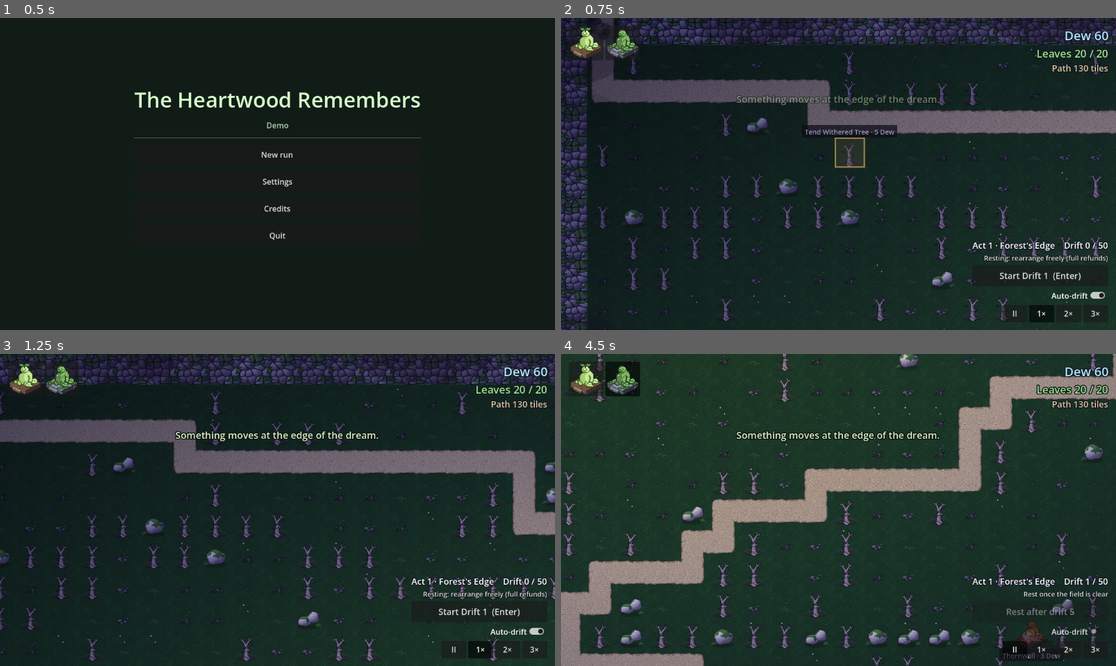
Above: before the commit, frames 1-4 (two rows, left to right).
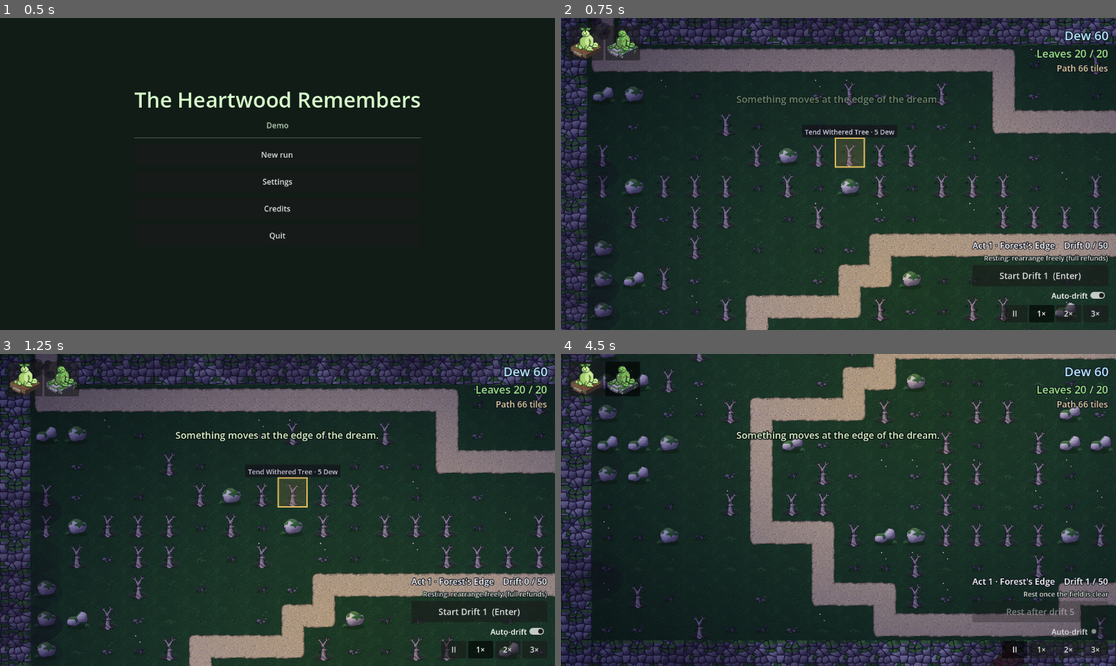
Above: after the commit, the same moments.

Repository: JordanTejadaGitHub/Game
Game: Godot game, scene res://scenes/title.tscn
Same seed, same stepped clock (60 frames per second), same inputs: the game is played once before the commit and once after it.
Inputs (mouse positions are in pixels of both pictures, inside the frame that each line leads up to):
- Up to frame 1 (0.5 s): no input
- Up to frame 2 (0.75 s): click "New run" at 0.5 s
- Up to frame 3 (1.25 s): no input
- Up to frame 4 (4.5 s): click "Start Drift 1 (Enter)" at 1.25 s; click (588, 378) at 2.02 s; click (622, 378) at 2.77 s; click "Auto-drift" at 3.5 s; click "II" at 4.25 s

Frame 1 is identical in both runs. In frame 2, 22% of the frame differs, in the area x 0-100%, y 0-100%; in frame 3, 32%; in frame 4, 36%.

Commit message:
Halve the map to 23x18 so each Warden matters more
- map_grid.tres: 45x36 -> 23x18 cells.
- Ridges: rows are laid out to fit as many as the map allows (a random
  first pick in the middle used to leave no room for a second, so the
  route stopped zig-zagging); spacing 5 -> 4. Rock clusters 2-7 -> 1-3.
- Camera: zooming out stops once the whole map fits, and a view wider
  than the map centres it instead of pinning it to a corner.
- The outer forest, grass and cold multiply reach 10-12 cells out so a
  zoomed-out view never shows past them.
- RunSaver VERSION 2: old saves' cells don't fit the new map.
- Tests: the dense-map check scales with the map; test_dreams clears a
  test creature that can stand on an obstacle (no route), which made
  every later build fail, and picks build cells the way the placer does.
- Fix two comments garbled (Â±) by an earlier re-encode.

Co-Authored-By: Claude Opus 5.5 <noreply@anthropic.com>

Diff:
--- a/Project_T/resource/map/map_grid.tres
+++ b/Project_T/resource/map/map_grid.tres
@@ -4,5 +4,5 @@
 
 [resource]
 script = ExtResource("1_v6ip3")
-size = Vector2(45, 36)
+size = Vector2(23, 18)
 cell_size = Vector2(64, 64)
--- a/Project_T/scripts/game_camera_node.gd
+++ b/Project_T/scripts/game_camera_node.gd
@@ -81,12 +81,19 @@
 		target_position += direction.normalized() * camera_speed * delta
 
 	# Handle zoom input
+	var zoom_min := _get_zoom_out_min()
 	if Input.is_action_just_released("zoom_in"):  # Zoom in
-		target_zoom.x = clamp(target_zoom.x + zoom_speed, camera_zoom_out_min, camera_zoom_in_max)
-		target_zoom.y = clamp(target_zoom.y + zoom_speed, camera_zoom_out_min, camera_zoom_in_max)
+		target_zoom += Vector2.ONE * zoom_speed
 	if Input.is_action_just_released("zoom_out"):  # Zoom out
-		target_zoom.x = clamp(target_zoom.x - zoom_speed, camera_zoom_out_min, camera_zoom_in_max)
-		target_zoom.y = clamp(target_zoom.y - zoom_speed, camera_zoom_out_min, camera_zoom_in_max)
+		target_zoom -= Vector2.ONE * zoom_speed
+	target_zoom = target_zoom.clamp(Vector2.ONE * zoom_min, Vector2.ONE * maxf(camera_zoom_in_max, zoom_min))
+
+# How far the camera may zoom out: `camera_zoom_out_min`, but never past the whole map (plus a cell
+# of forest) filling the view, so a small map can't shrink into the middle of the screen.
+func _get_zoom_out_min() -> float:
+	var viewport_size := camera_2d.get_viewport_rect().size
+	var framed := map_size_pixels + MAP_GRID.cell_size * 2
+	return maxf(camera_zoom_out_min, minf(viewport_size.x / framed.x, viewport_size.y / framed.y))
 
 # Smoothly move the camera to the target position.
 # Using 1 - exp(-k * delta) makes the smoothing feel the same at any frame rate.
@@ -106,11 +113,18 @@
 	var actual_visible_area = viewport_size / camera_2d.zoom  # Adjust for zoom
 	var half_visible_area = actual_visible_area / 2  # Half the visible area
 
-	# Calculate clamping ranges to ensure the entire visible area stays within map bounds
+	# Calculate clamping ranges to ensure the entire visible area stays within map bounds. When the
+	# view is bigger than the map along an axis, the map is centred on that axis instead.
 	var min_x = half_visible_area.x + EPSILON
-	var max_x = max(map_size_pixels.x - half_visible_area.x - EPSILON, min_x)
+	var max_x = map_size_pixels.x - half_visible_area.x - EPSILON
+	if max_x < min_x:
+		min_x = map_size_pixels.x / 2
+		max_x = min_x
 	var min_y = half_visible_area.y + EPSILON
-	var max_y = max(map_size_pixels.y - half_visible_area.y - EPSILON, min_y)
+	var max_y = map_size_pixels.y - half_visible_area.y - EPSILON
+	if max_y < min_y:
+		min_y = map_size_pixels.y / 2
+		max_y = min_y
 
 	# When the camera hits the boundaries, we update the target position directly
 	if target_position.x < min_x:
--- a/Project_T/scripts/map/enivornment_object_generator.gd
+++ b/Project_T/scripts/map/enivornment_object_generator.gd
@@ -3,7 +3,7 @@
 
 const MAP_GRID = preload("res://resource/map/map_grid.tres")
 # Rings of healthy trees outside the border wall: dark silhouettes where the maze never goes.
-const OUTER_FOREST_RINGS := 2
+const OUTER_FOREST_RINGS := 10  # Deep enough to fill a zoomed-out view (the map is small)
 @export var noise_texture: NoiseTexture2D
 @export var tree_obstacle: ObstacleData = preload("res://resource/obstacle/tree.tres")
 @export var rock_obstacle: ObstacleData = preload("res://resource/obstacle/rock.tres")
@@ -16,8 +16,8 @@
 @export var tree_cluster_scale_max: float = 1.4
 @export_group("Rocks")
 @export_range(0.0, 1.0) var rock_chance: float = 0.02  # Chance for any free cell to get a lone rock
-@export var rock_cluster_count_min: int = 2
-@export var rock_cluster_count_max: int = 7
+@export var rock_cluster_count_min: int = 1
+@export var rock_cluster_count_max: int = 3
 @export var rock_cluster_radius_min: float = 1.0  # In cells
 @export var rock_cluster_radius_max: float = 2.5
 @export_group("Ridges")
@@ -27,7 +27,7 @@
 @export var ridge_count_max: int = 5
 @export_range(0.1, 1.0) var ridge_length_min: float = 0.55  # Fraction of the map's width (>0.5 so opposite ridges overlap)
 @export_range(0.1, 1.0) var ridge_length_max: float = 0.85
-@export var ridge_min_spacing: int = 5  # Rows between ridge centres (and walls); ridges span Â±1, so keep >= 4
+@export var ridge_min_spacing: int = 4  # Rows between ridge centres (and walls); ridges span ±1, so keep >= 4
 @export_range(0.0, 1.0) var ridge_wander_chance: float = 0.3  # Per cell: step up/down a row (max 1 from its base)
 @export_range(0.0, 1.0) var ridge_thicken_chance: float = 0.2  # Per cell: add a second cell above/below
 @onready var path_tile_map_layer: PathGenerator = %PathTileMapLayer
@@ -96,7 +96,7 @@
 			var x := 1 + i if from_left else inner_width - i
 			_place_ridge_cell(rng, Vector2(x, row), rock_share, skip_cells, obstacles)
 			if rng.randf() < ridge_thicken_chance:
-				# Thicken within the ridge's band (base row Â±1) so neighbouring ridges never touch.
+				# Thicken within the ridge's band (base row ±1) so neighbouring ridges never touch.
 				var side := 1 if rng.randf() < 0.5 else -1
 				if absi(row + side - base_row) > 1:
 					side = -side
@@ -126,23 +126,23 @@
 				if rng.randf() < 1.0 - distance / (radius + 1.0):
 					_place_obstacle(rng, cell, rock_obstacle, obstacles)
 
-# Up to `count` distinct rows, sorted, each at least `ridge_min_spacing` from the others and the walls.
+# Up to `count` rows, sorted, each at least `ridge_min_spacing` from the others and the walls.
 func _pick_ridge_rows(rng: RandomNumberGenerator, count: int) -> Array[int]:
 	var first := ridge_min_spacing
 	var last := int(MAP_GRID.size.y) - 1 - ridge_min_spacing
 	var rows: Array[int] = []
-	for attempt in 200:
-		if rows.size() >= count:
-			break
-		var row := rng.randi_range(first, last)
-		var too_close := false
-		for other in rows:
-			if absi(other - row) < ridge_min_spacing:
-				too_close = true
-				break
-		if not too_close:
-			rows.append(row)
-	rows.sort()
+	if last < first:
+		return rows
+	# As many as fit (a small map fits fewer), spread by random gaps: picking rows one at a time could
+	# put the first in the middle and leave no room for a second.
+	count = mini(count, (last - first) / ridge_min_spacing + 1)
+	var slack := (last - first) - (count - 1) * ridge_min_spacing
+	var offsets: Array[int] = []
+	for i in count:
+		offsets.append(rng.randi_range(0, slack))
+	offsets.sort()
+	for i in count:
+		rows.append(first + i * ridge_min_spacing + offsets[i])
 	return rows
 
 func _place_obstacle(rng: RandomNumberGenerator, cell: Vector2, data: ObstacleData, obstacles: Dictionary) -> void:
--- a/Project_T/scripts/map/environment_lighting.gd
+++ b/Project_T/scripts/map/environment_lighting.gd
@@ -9,7 +9,7 @@
 const MAP_GRID = preload("res://resource/map/map_grid.tres")
 const VIGNETTE_Z := 3  # Over the map, Wardens and creatures; under attack effects (4-5) and popups (10)
 const GLOW_Z := 4  # Additive glows (the Heartwood's) go over the cold multiply
-const MARGIN_CELLS := 4  # The multiply also covers the forest outside the wall
+const MARGIN_CELLS := 12  # The multiply also covers the forest outside the wall
 const SQRT2 := 1.41421356
 
 # Multiply colours from the map's centre (0) to its corners (1); edge midpoints sit at ~0.71.
--- a/Project_T/scripts/map/ground_generator.gd
+++ b/Project_T/scripts/map/ground_generator.gd
@@ -2,6 +2,7 @@
 class_name GroundGenerator
 
 const MAP_GRID = preload("res://resource/map/map_grid.tres")
+const MARGIN := 10  # Grass beyond the map, under the outer forest
 # Share of cells per grass variant (plain, tufts, flowers, clover), as on the concept page.
 const GRASS_WEIGHTS: Array[float] = [0.5, 0.22, 0.16, 0.12]
 
@@ -11,8 +12,8 @@
 
 # Every variant tiles with every other, so each cell just rolls one.
 func _generate_grass() -> void:
-	for x in range(-2, MAP_GRID.size.x + 2):
-		for y in range(-2, MAP_GRID.size.y + 2):
+	for x in range(-MARGIN, MAP_GRID.size.x + MARGIN):
+		for y in range(-MARGIN, MAP_GRID.size.y + MARGIN):
 			var cell := Vector2i(x, y)
 			set_cell(cell, EnvironmentTiles.GRASS, Vector2i(_grass_variant(cell), 0))
 
--- a/Project_T/scripts/run/run_saver.gd
+++ b/Project_T/scripts/run/run_saver.gd
@@ -10,7 +10,7 @@
 # counters, drift progress, Dreams and Omens (their own to_save()/load_save()).
 
 const PATH := "user://run.json"
-const VERSION := 1
+const VERSION := 2  # 2: the map shrank to 23x18, so older saves' cells don't fit
 
 # Where the save lives (tests point this elsewhere so they never touch the player's run).
 static var file_path := PATH
--- a/Project_T/tests/test_dreams.gd
+++ b/Project_T/tests/test_dreams.gd
@@ -70,6 +70,9 @@
 	dewdrop._release()
 	await _frames(30)
 	_check(target.statuses.has(EnemyStatuses.DAMP), "Dewdrop makes creatures Damp")
+	# It may stand on an obstacle (no route), which would block every later build: clear it.
+	_free_enemies(main)
+	await process_frame
 
 	# Splash: a Rain Lily projectile landing between two creatures soothes both
 	var lily := _build(main, "rain_lily")
@@ -540,10 +543,16 @@
 
 func _free_cell(map_generator) -> Vector2:
 	var path: PackedVector2Array = map_generator.get_path_from(map_generator.startPath)
+	# Also keep every creature's way out open (the placement rule), or the build is refused. Test
+	# creatures placed where no route exists can't be cut off, so they don't count.
+	var enemy_cells := PackedVector2Array()
+	for enemy in map_generator.get_node("%EnemyContainer").get_maze_walkers():
+		if not map_generator.get_path_from(enemy.get_target_cell()).is_empty():
+			enemy_cells.append(enemy.get_target_cell())
 	for i in range(3, path.size()):
 		for offset in [Vector2.LEFT, Vector2.RIGHT, Vector2.UP, Vector2.DOWN]:
 			var cell: Vector2 = path[i] + offset
-			if not path.has(cell) and map_generator.can_block(cell) and not _near_enemy(map_generator, cell):
+			if not path.has(cell) and map_generator.can_block(cell, enemy_cells) and not _near_enemy(map_generator, cell):
 				return cell
 	return Vector2(-1, -1)
 
--- a/Project_T/tests/test_obstacles.gd
+++ b/Project_T/tests/test_obstacles.gd
@@ -48,7 +48,8 @@
 	# Rocks almost everywhere: the generator must carve a route through.
 	main = await _make_main(42, 0.7)
 	map = main.get_node("%MapGenerator")
-	_check(map.obstacles.size() > 500, "dense map really is dense (%d obstacles)" % map.obstacles.size())
+	var inner_cells := int((map.MAP_GRID.size.x - 2) * (map.MAP_GRID.size.y - 2))
+	_check(map.obstacles.size() > inner_cells / 3, "dense map really is dense (%d of %d cells)" % [map.obstacles.size(), inner_cells])
 	_check_route(map, "dense map")
 	main.free()
 
Not shown, changed: Project_T/CLAUDE.md
